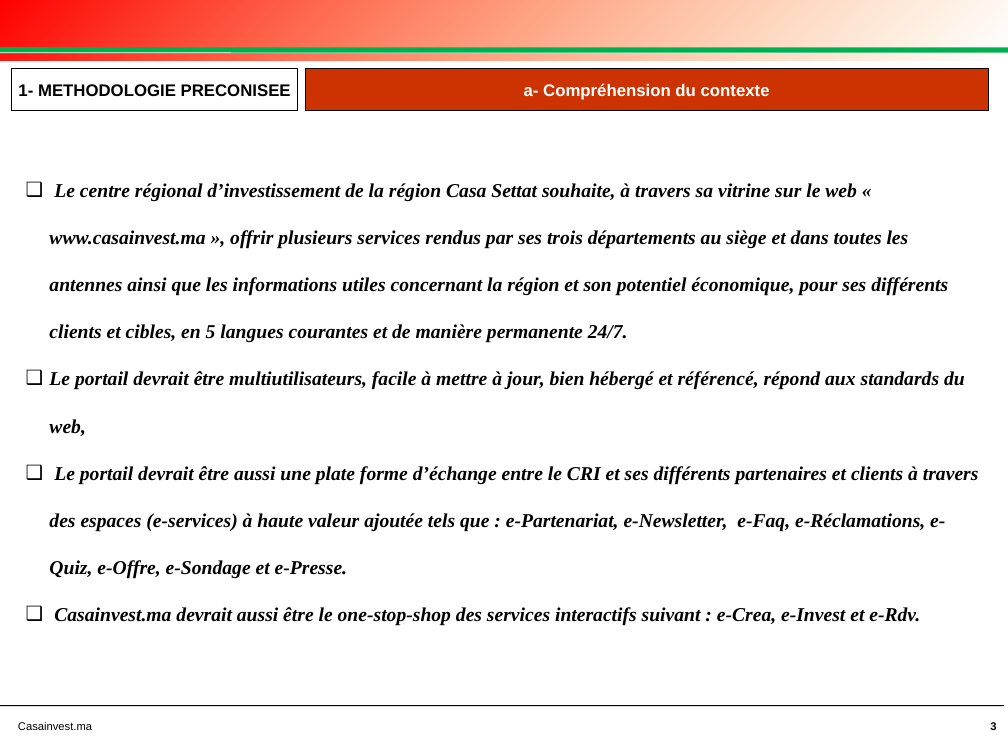
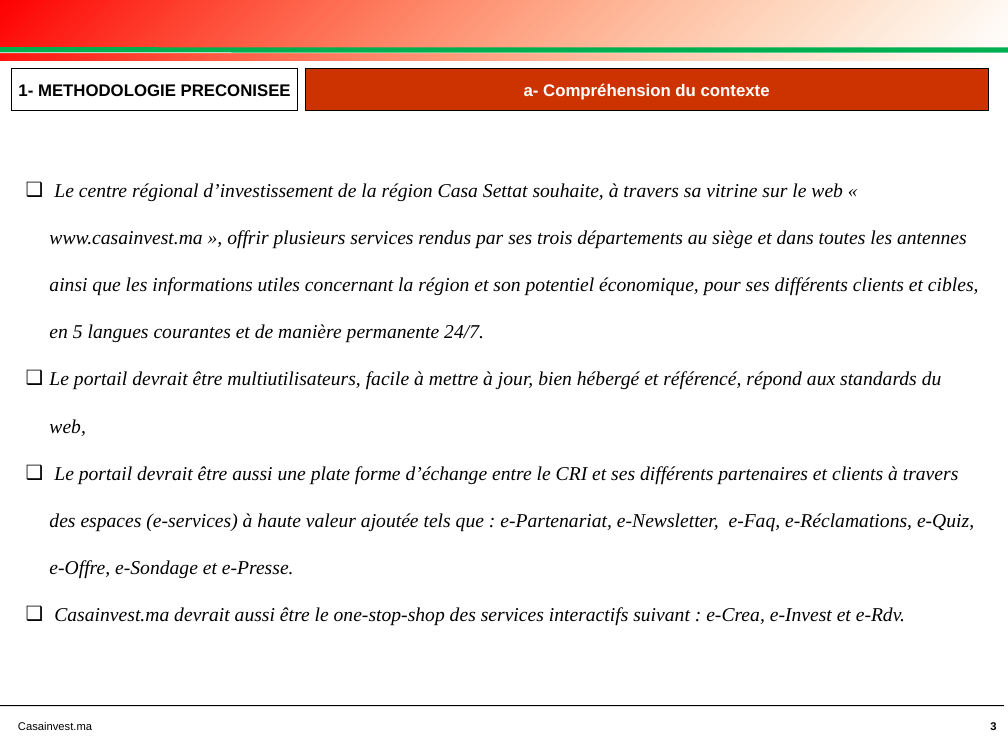
Before and after one commit to achafak/casainvest, a slide deck: slide 3 of DOSSIER TECHNIQUE AO CRI.pptx. Drawn at 1008x756 pixels with LibreOffice and Linux fonts; fonts in the diff are those of the drawing; background and template pictures are left out. Boxes give left, top, right and bottom in pixels: in the first picture for what was removed or moved away, otherwise in the second. Text is boxed around its words. In the diff, an @@ line names an element or a change of style, - is before the commit and + after.

```diff
--- a/DOSSIER TECHNIQUE AO CRI.pptx
+++ b/DOSSIER TECHNIQUE AO CRI.pptx
@@ text "Le centre régional d’investissement de ..." at (49,183,979,626): bold off @@
```
Also in this commit, not shown: 13 other slides changed, 5 slides added, 20 slides removed, 28 other files.
